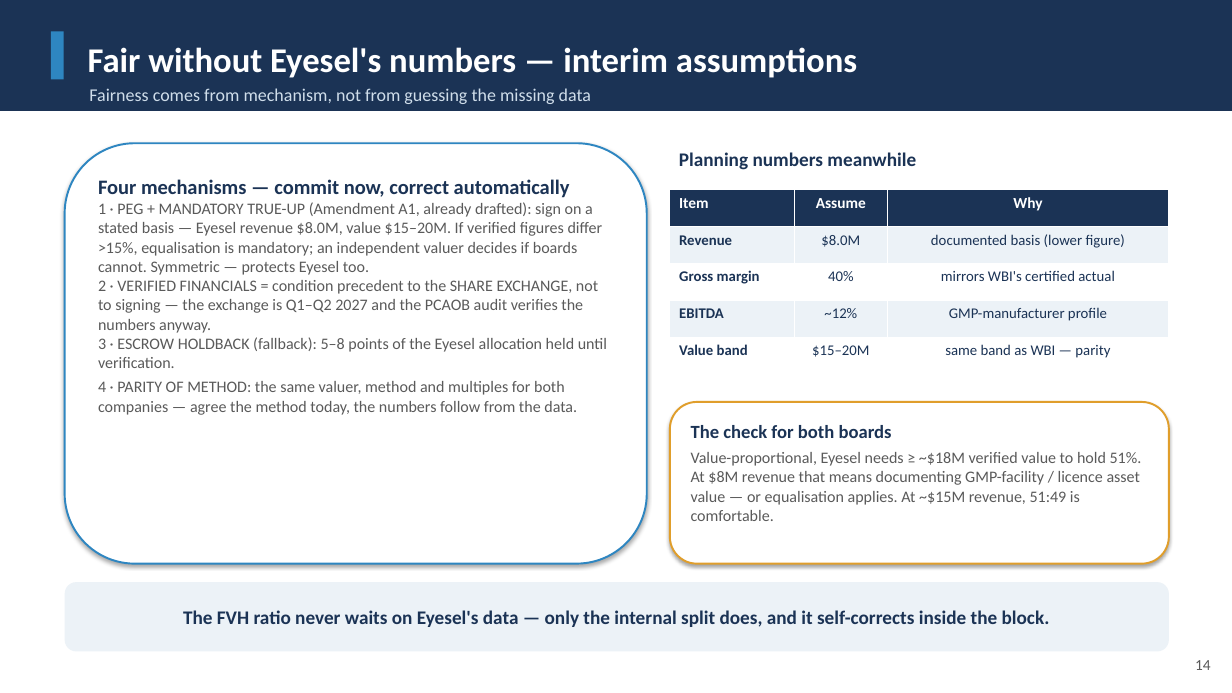
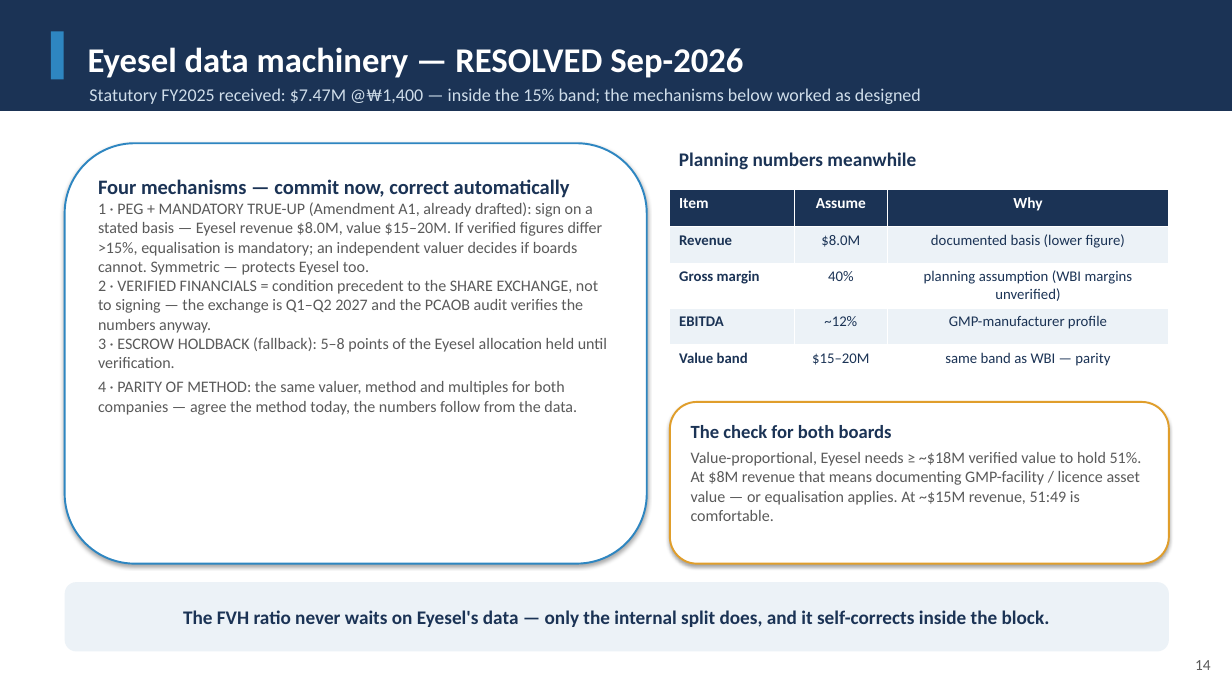
Before and after one commit to leicatam/gamification, a slide deck: slide 14 of synexo/GenApep_Executive_Presentation.pptx. Drawn at 1232x693 pixels with LibreOffice and Linux fonts; fonts in the diff are those of the drawing. Boxes give left, top, right and bottom in pixels: in the first picture for what was removed or moved away, otherwise in the second. Text is boxed around its words. In the diff, an @@ line names an element or a change of style, - is before the commit and + after.

```diff
--- a/synexo/GenApep_Executive_Presentation.pptx
+++ b/synexo/GenApep_Executive_Presentation.pptx
@@ text at (x1=88, y1=47, x2=743, y2=78): text changed @@
-Fair without Eyesel's numbers — interim assumptions
+Eyesel data machinery — RESOLVED Sep-2026
@@ text at (x1=89, y1=88, x2=921, y2=104): text changed @@
-Fairness comes from mechanism, not from guessing the missing data
+Statutory FY2025 received: $7.47M @₩1,400 — inside the 15% band; the mechanisms below worked as designed
@@ table at (x1=670, y1=189, x2=1169, y2=374) @@
-row 3, column 3: mirrors WBI's certified actual
+row 3, column 3: planning assumption (WBI margins unverified)
```
Also in this commit, not shown: 10 other slides changed, 10 other files.
